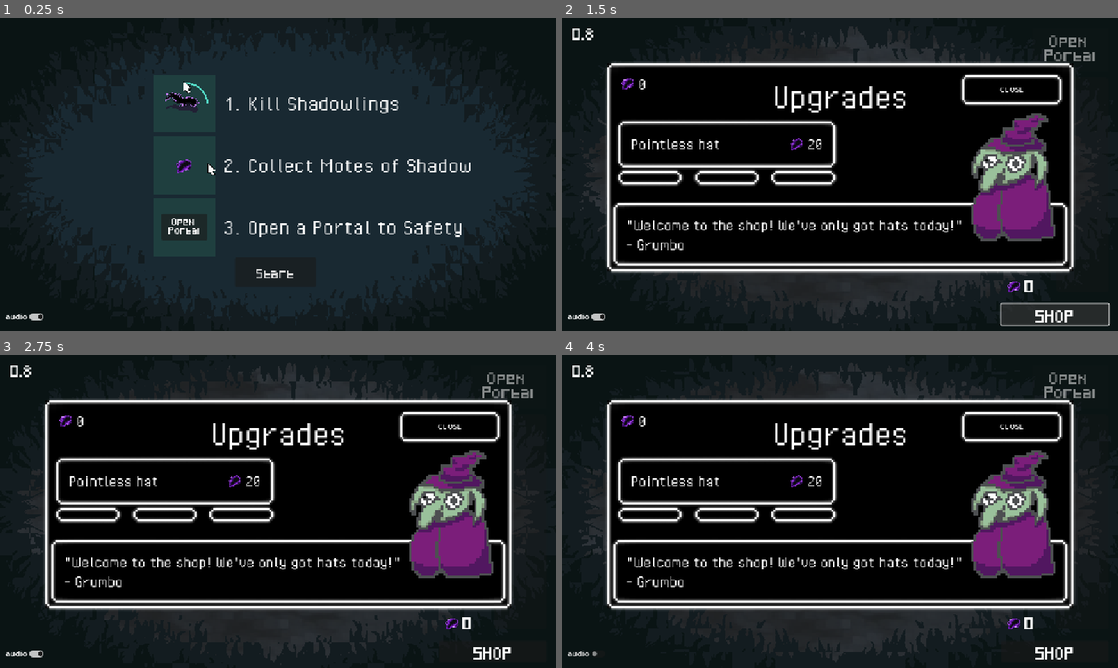
Above: before the commit, frames 1-4 (two rows, left to right).
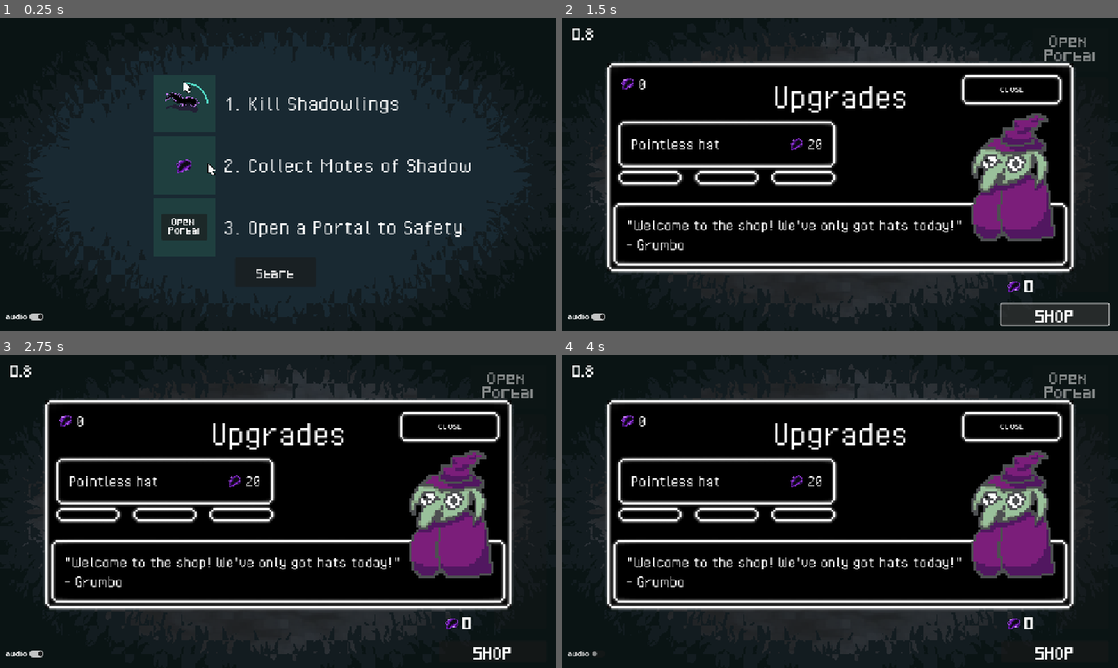
Above: after the commit, the same moments.

Repository: alifeee/loop
Game: Godot game, scene res://scenes/main.tscn
Two runs of this game, one before a commit and one after it. Both use one fixed random seed, a clock stepped at 60 frames per second and the inputs below. The engine's default icon, where the game draws it, is replaced by a stand-in: a white triangle on a blue panel in a dark square.
Inputs (mouse positions are in pixels of both pictures, inside the frame that each line leads up to):
- Up to frame 1 (0.25 s): no input
- Up to frame 2 (1.5 s): click "Start" at 0.5 s; click "SHOP" at 1.25 s
- Up to frame 3 (2.75 s): click (166, 489) at 2 s
- Up to frame 4 (4 s): click "audio" at 2.75 s; click "SHOP" at 3.5 s

The runs differ from the first frame. In frame 1, less than 0.1% of the frame differs, in the area x 9-91%, y 6-94%; in frame 2, 0.3%; in frame 3, 0.3%; in frame 4, 0.4%, in the area x 3-84%, y 3-97%.

Commit message:
fix disappearing ritual circle tween

Diff:
--- a/scenes/shadow.gd
+++ b/scenes/shadow.gd
@@ -18,6 +18,7 @@
 var initial_modulate: Color
 
 var tween: Tween
+var deathtween: Tween
 
 func _ready() -> void:
 	randomly_make_shadow_bigger_and_smaller()
@@ -28,6 +29,10 @@
 	reset()
 
 func reset() -> void:
+	if tween:
+		tween.kill()
+	if deathtween:
+		deathtween.kill()
 	modulate = initial_modulate
 
 #func _process(delta: float) -> void:
@@ -41,8 +46,10 @@
 		return
 	if tween:
 		tween.kill()
-	var tween2 = get_tree().create_tween()
-	tween2.tween_property(self, "modulate:a", 0, 3)
+	if deathtween:
+		deathtween.kill()
+	deathtween = get_tree().create_tween()
+	deathtween.tween_property(self, "modulate:a", 0, 3)
 
 func randomly_make_shadow_bigger_and_smaller():
 	tween = get_tree().create_tween()
